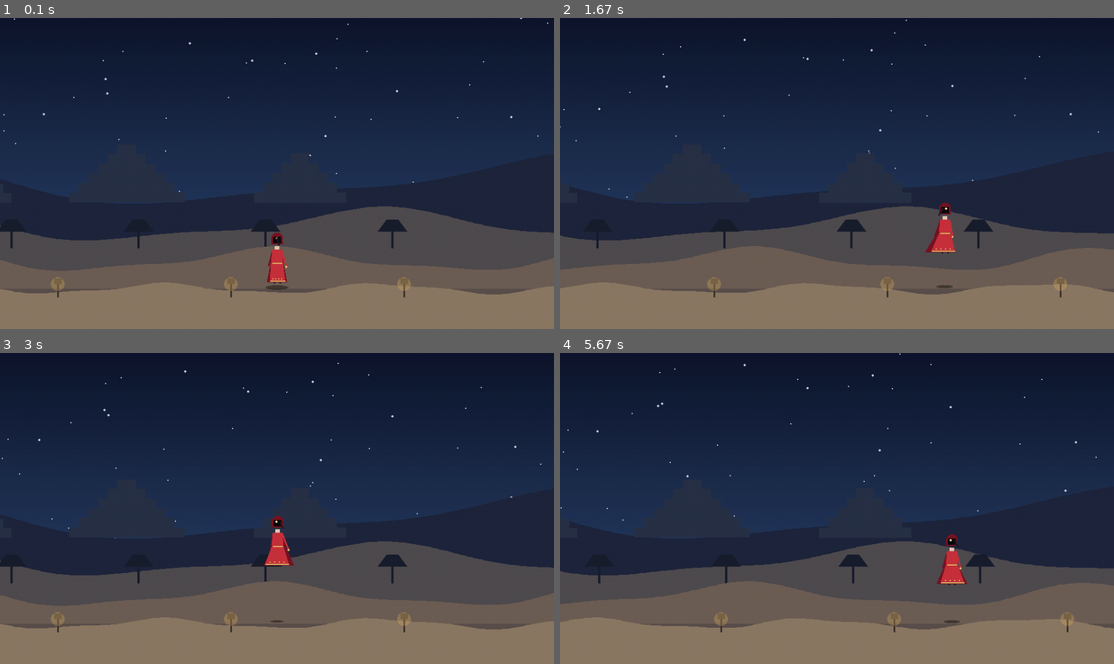
Above: before the commit, frames 1-4 (two rows, left to right).
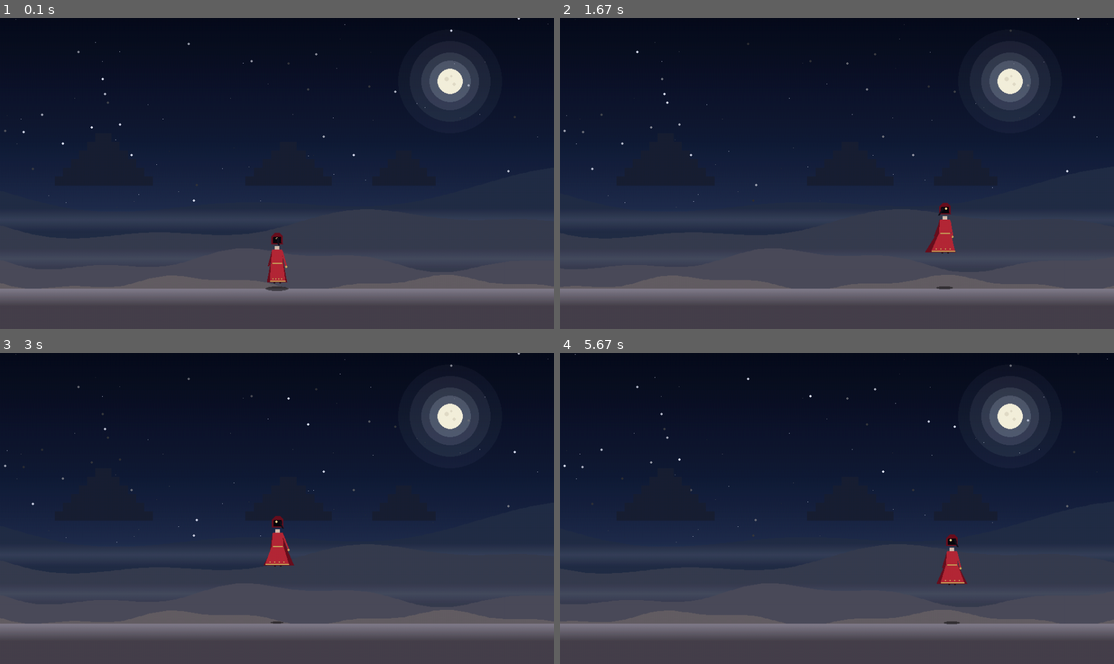
Above: after the commit, the same moments.

Repository: MisaAndrejezieski/Teste_game001
Game: pygame game, started from jogo.py
Same seed, same stepped clock (60 frames per second), same inputs: the game is played once before the commit and once after it.
Inputs:
- Up to frame 1 (0.1 s): no input
- Up to frame 2 (1.67 s): hold Right 0.33-0.8 s; hold Up 0.83-1.13 s; hold Right 1.17-1.63 s
- Up to frame 3 (3 s): hold Left 1.67-2.2 s; hold Left 2.23-2.63 s; hold Up from 2.67 s (still down)
- Up to frame 4 (5.67 s): release Up at 3.03 s; hold Right 3.07-3.7 s; hold Left 3.73-4.2 s; hold Right 4.23-4.7 s; hold Up 4.73-5.03 s; hold Right 5.07-5.53 s; hold Left from 5.57 s (still down)

The runs differ from the first frame. In frame 1, 28% of the frame differs, in the area x 0-100%, y 0-100%; in frame 2, 29%; in frame 3, 28%; in frame 4, 29%.

Commit message:
Update jogo.py

Diff:
--- a/jogo.py
+++ b/jogo.py
@@ -12,25 +12,31 @@
 RELOGIO = pygame.time.Clock()
 FPS = 60
 
-# --- Paleta: Noite no Deserto ---
-COR_CEU_TOPO = (15, 22, 45)        # azul quase preto
-COR_CEU_MEIO = (35, 55, 90)        # azul profundo
-COR_CEU_BASE = (120, 100, 90)      # marrom acinzentado (luz da lua)
-
-COR_MONTANHA = (30, 38, 60)        # silhueta de montanhas
-COR_PIRAMIDE = (40, 50, 70)        # silhueta de pirâmides
-COR_ARVORE = (25, 30, 45)          # silhueta de árvores
-COR_DUNA_FUNDO = (80, 75, 80)      # areia na sombra
-COR_DUNA_MEDIO = (110, 95, 85)     # areia média
-COR_DUNA_PERTO = (140, 120, 100)   # areia clara
-COR_CHAO = (90, 80, 75)            # chão de areia
-
-COR_VESTIDO_CLARO = (200, 50, 60)
-COR_VESTIDO_ESCURO = (120, 20, 35)
-COR_DOURADO = (220, 180, 100)
-COR_PELE = (230, 200, 180)
-COR_CABELO = (30, 25, 35)
-COR_MASCARA = (10, 10, 15)
+# --- Paleta: Noite profunda no deserto ---
+COR_CEU_TOPO = (8, 12, 28)         # quase preto azulado
+COR_CEU_ALTO = (18, 28, 55)        # azul profundo
+COR_CEU_MEDIO = (40, 55, 90)       # azul noite
+COR_CEU_BASE = (90, 90, 110)       # cinza-azulado no horizonte
+
+COR_LUA = (245, 240, 220)
+COR_LUA_HALO = (180, 190, 210)
+COR_ESTRELA = (230, 235, 255)
+
+COR_PIRAMIDE = (25, 32, 52)
+COR_MONTANHA = (35, 45, 70)
+COR_DUNA_FUNDO = (55, 60, 80)
+COR_DUNA_MEDIO = (75, 75, 90)
+COR_DUNA_PERTO = (100, 95, 100)
+COR_CHAO = (70, 65, 75)
+COR_CHAO_BRILHO = (130, 125, 140)
+
+COR_VESTIDO_CLARO = (180, 40, 55)
+COR_VESTIDO_ESCURO = (105, 15, 30)
+COR_VESTIDO_INTERNO = (60, 8, 18)
+COR_DOURADO = (200, 165, 90)
+COR_PELE = (215, 190, 175)
+COR_CABELO = (20, 18, 28)
+COR_MASCARA = (8, 8, 14)
 COR_OLHO = (255, 220, 150)
 
 # --- Física ---
@@ -56,40 +62,84 @@
 
 off_fundo = off_medio = off_perto = 0.0
 capa_offset_x = 0.0
-capa_inclinacao = 0.0
-
-particulas = []
-for _ in range(50):
-    particulas.append({
+
+# Estrelas
+estrelas = []
+for _ in range(90):
+    estrelas.append({
         "x": random.uniform(0, LARGURA),
         "y": random.uniform(0, ALTURA * 0.7),
-        "tam": random.uniform(1, 2.5),
-        "vel": random.uniform(2, 8),
+        "tam": random.choice([1, 1, 1, 2, 2]),
         "fase": random.uniform(0, math.tau),
+        "vel_cint": random.uniform(0.5, 2.0),
     })
 
 
 def desenhar_ceu():
+    """Gradiente de 4 paradas: noite profunda -> horizonte."""
     for i in range(ALTURA):
         t = i / ALTURA
-        if t < 0.6:
-            tt = t / 0.6
-            r = int(COR_CEU_TOPO[0] * (1 - tt) + COR_CEU_MEIO[0] * tt)
-            g = int(COR_CEU_TOPO[1] * (1 - tt) + COR_CEU_MEIO[1] * tt)
-            b = int(COR_CEU_TOPO[2] * (1 - tt) + COR_CEU_MEIO[2] * tt)
+        if t < 0.4:
+            tt = t / 0.4
+            r = int(COR_CEU_TOPO[0] * (1 - tt) + COR_CEU_ALTO[0] * tt)
+            g = int(COR_CEU_TOPO[1] * (1 - tt) + COR_CEU_ALTO[1] * tt)
+            b = int(COR_CEU_TOPO[2] * (1 - tt) + COR_CEU_ALTO[2] * tt)
+        elif t < 0.75:
+            tt = (t - 0.4) / 0.35
+            r = int(COR_CEU_ALTO[0] * (1 - tt) + COR_CEU_MEDIO[0] * tt)
+            g = int(COR_CEU_ALTO[1] * (1 - tt) + COR_CEU_MEDIO[1] * tt)
+            b = int(COR_CEU_ALTO[2] * (1 - tt) + COR_CEU_MEDIO[2] * tt)
         else:
-            tt = (t - 0.6) / 0.4
-            r = int(COR_CEU_MEIO[0] * (1 - tt) + COR_CEU_BASE[0] * tt)
-            g = int(COR_CEU_MEIO[1] * (1 - tt) + COR_CEU_BASE[1] * tt)
-            b = int(COR_CEU_MEIO[2] * (1 - tt) + COR_CEU_BASE[2] * tt)
+            tt = (t - 0.75) / 0.25
+            r = int(COR_CEU_MEDIO[0] * (1 - tt) + COR_CEU_BASE[0] * tt)
+            g = int(COR_CEU_MEDIO[1] * (1 - tt) + COR_CEU_BASE[1] * tt)
+            b = int(COR_CEU_MEDIO[2] * (1 - tt) + COR_CEU_BASE[2] * tt)
         pygame.draw.line(TELA, (r, g, b), (0, i), (LARGURA, i))
 
 
-def desenhar_montanhas(offset, cor, altura_base, amplitude, comprimento):
+def desenhar_lua(tempo):
+    """Lua com halo suave."""
+    lua_x = LARGURA - 180
+    lua_y = 110
+
+    # halo em várias camadas (transparente -> opaco)
+    for raio, alpha in [(90, 12), (70, 20), (50, 35), (36, 55)]:
+        halo = pygame.Surface((raio * 2, raio * 2), pygame.SRCALPHA)
+        pygame.draw.circle(halo, (*COR_LUA_HALO, alpha), (raio, raio), raio)
+        TELA.blit(halo, (lua_x - raio, lua_y - raio))
+
+    # corpo da lua
+    pygame.draw.circle(TELA, COR_LUA, (lua_x, lua_y), 22)
+    # manchas sutis
+    pygame.draw.circle(TELA, (225, 220, 200), (lua_x - 6, lua_y - 4), 4)
+    pygame.draw.circle(TELA, (225, 220, 200), (lua_x + 7, lua_y + 5), 3)
+    pygame.draw.circle(TELA, (225, 220, 200), (lua_x + 2, lua_y - 9), 2)
+
+
+def desenhar_estrelas(tempo):
+    for e in estrelas:
+        # cintilação
+        brilho = 0.6 + 0.4 * math.sin(tempo * e["vel_cint"] + e["fase"])
+        alpha = int(255 * brilho)
+        px = (e["x"] - off_fundo * 0.1) % LARGURA
+        py = e["y"]
+        # desenha com alpha
+        cor = (
+            min(255, int(COR_ESTRELA[0] * brilho)),
+            min(255, int(COR_ESTRELA[1] * brilho)),
+            min(255, int(COR_ESTRELA[2] * brilho)),
+        )
+        if e["tam"] == 1:
+            TELA.set_at((int(px), int(py)), cor)
+        else:
+            pygame.draw.circle(TELA, cor, (int(px), int(py)), e["tam"])
+
+
+def desenhar_camada_senoidal(offset, cor, altura_base, amplitude, comprimento):
     pontos = []
     for px in range(0, LARGURA + 10, 6):
         ang = (px + offset) / comprimento
-        py = altura_base + math.sin(ang) * amplitude + math.sin(ang * 2.3) * amplitude * 0.3
+        py = altura_base + math.sin(ang) * amplitude + math.sin(ang * 2.7) * amplitude * 0.4
         pontos.append((px, py))
     pontos.append((LARGURA, ALTURA))
     pontos.append((0, ALTURA))
@@ -97,14 +147,16 @@
 
 
 def desenhar_piramides(offset):
-    base_y = ALTURA - 220
+    """Pirâmides em degraus, silhueta azul-escura no fundo."""
+    base_y = ALTURA - 250
     piramides = [
-        (150, 140, 80, 5),
-        (420, 200, 100, 6),
-        (720, 160, 85, 5),
+        (120, 130, 70, 5),
+        (380, 170, 90, 6),
+        (700, 150, 75, 5),
+        (900, 110, 60, 4),
     ]
     for (px_base, largura, altura, degraus) in piramides:
-        px_base = (px_base + offset * 0.4) % (LARGURA + 400) - 200
+        px_base = (px_base + offset * 0.25) % (LARGURA + 400) - 200
         for d in range(degraus):
             t = d / degraus
             largura_degrau = largura * (1 - t)
@@ -116,46 +168,31 @@
                               int(largura_degrau), int(altura_degrau) + 1))
 
 
-def desenhar_arvores_silhueta(offset):
-    base_y = ALTURA - 140
-    arvores = [120, 340, 560, 780]
-    for px in arvores:
-        px_vis = (px + offset * 0.7) % (LARGURA + 200) - 100
-        altura_tronco = 30
-        pygame.draw.rect(TELA, COR_ARVORE,
-                         (px_vis - 2, base_y - altura_tronco, 4, altura_tronco))
-        copa = [
-            (px_vis - 25, base_y - altura_tronco),
-            (px_vis - 10, base_y - altura_tronco - 20),
-            (px_vis + 10, base_y - altura_tronco - 20),
-            (px_vis + 25, base_y - altura_tronco),
-        ]
-        pygame.draw.polygon(TELA, COR_ARVORE, copa)
-
-
-def desenhar_lanternas(offset):
-    base_y = ALTURA - 55
-    lanternas = [200, 500, 800]
-    for px in lanternas:
-        px_vis = (px + offset * 1.2) % (LARGURA + 200) - 100
-        pygame.draw.rect(TELA, (60, 50, 45),
-                         (px_vis - 1, base_y - 25, 3, 25))
-        pygame.draw.rect(TELA, (80, 70, 60),
-                         (px_vis - 6, base_y - 33, 13, 10))
-        brilho = pygame.Surface((30, 30), pygame.SRCALPHA)
-        pygame.draw.circle(brilho, (255, 200, 100, 60), (15, 15), 12)
-        TELA.blit(brilho, (px_vis - 15, base_y - 38))
-
-
-def desenhar_particulas(tempo):
-    for p in particulas:
-        py = p["y"] - (tempo * p["vel"]) % (ALTURA * 0.7)
-        if py < 0:
-            py += ALTURA * 0.7
-        px = p["x"] + math.sin(tempo * 0.5 + p["fase"]) * 6
-        px -= (off_fundo * 0.15) % LARGURA
-        px = px % LARGURA
-        pygame.draw.circle(TELA, (200, 200, 220), (int(px), int(py)), int(p["tam"]))
+def desenhar_nevoa(y, altura, alpha_max):
+    """Faixa de névoa horizontal, sutil."""
+    nevoa = pygame.Surface((LARGURA, altura), pygame.SRCALPHA)
+    for i in range(altura):
+        t = i / altura
+        # fade in e fade out
+        if t < 0.5:
+            a = int(alpha_max * (t / 0.5))
+        else:
+            a = int(alpha_max * (1 - (t - 0.5) / 0.5))
+        pygame.draw.line(nevoa, (180, 190, 210, a), (0, i), (LARGURA, i))
+    TELA.blit(nevoa, (0, y))
+
+
+def desenhar_chao_lunar():
+    """Chão de areia noturna, com brilho prateado na parte de cima."""
+    # base
+    pygame.draw.rect(TELA, COR_CHAO, (0, CHAO_Y + 10, LARGURA, ALTURA - CHAO_Y))
+    # brilho prateado (primeiras linhas)
+    for i in range(30):
+        t = 1 - (i / 30)
+        r = int(COR_CHAO[0] * (1 - t) + COR_CHAO_BRILHO[0] * t)
+        g = int(COR_CHAO[1] * (1 - t) + COR_CHAO_BRILHO[1] * t)
+        b = int(COR_CHAO[2] * (1 - t) + COR_CHAO_BRILHO[2] * t)
+        pygame.draw.line(TELA, (r, g, b), (0, CHAO_Y + 10 + i), (LARGURA, CHAO_Y + 10 + i))
 
 
 def desenhar_sombra(cx, cy, no_ar):
@@ -169,8 +206,8 @@
     if largura <= 0 or altura <= 0:
         return
     sombra = pygame.Surface((largura, altura), pygame.SRCALPHA)
-    pygame.draw.ellipse(sombra, (0, 0, 0, 100), (0, 0, largura, altura))
-    TELA.blit(sombra, (cx - largura // 2, CHAO_Y + 4))
+    pygame.draw.ellipse(sombra, (0, 0, 0, 120), (0, 0, largura, altura))
+    TELA.blit(sombra, (cx - largura // 2, CHAO_Y + 6))
 
 
 def desenhar_personagem(cx, cy, no_ar, tempo_anim, direcao, vel_y, capa_off_x):
@@ -185,10 +222,14 @@
     pe_bal = math.sin(tempo_anim * 8) * 2 if (not no_ar and direcao != 0) else 0
 
     # Pés
-    pygame.draw.line(TELA, (40, 30, 35), (cx - 4 + balanco, cintura_y + 8), (cx - 5 + balanco + pe_bal, cy), 3)
-    pygame.draw.line(TELA, (40, 30, 35), (cx + 4 + balanco, cintura_y + 8), (cx + 5 + balanco - pe_bal, cy), 3)
-
-    # Capa de trás
+    pygame.draw.line(TELA, (35, 25, 30),
+                     (cx - 4 + balanco, cintura_y + 8),
+                     (cx - 5 + balanco + pe_bal, cy), 3)
+    pygame.draw.line(TELA, (35, 25, 30),
+                     (cx + 4 + balanco, cintura_y + 8),
+                     (cx + 5 + balanco - pe_bal, cy), 3)
+
+    # Capa traseira
     atraso = capa_off_x
     abre_tras = abertura * 26
     bal_tras = math.sin(tempo_anim * 3.5) * 2.5
@@ -203,7 +244,7 @@
     pygame.draw.polygon(TELA, COR_VESTIDO_ESCURO, tras_pontos)
 
     # Tronco interno
-    pygame.draw.polygon(TELA, COR_MASCARA, [
+    pygame.draw.polygon(TELA, COR_VESTIDO_INTERNO, [
         (cx - 6 + balanco, ombro_y + 2),
         (cx + 6 + balanco, ombro_y + 2),
         (cx + 5 + balanco, cintura_y),
@@ -211,14 +252,20 @@
     ])
 
     # Pescoço
-    pygame.draw.rect(TELA, COR_PELE, (cx - 4 + balanco, pescoco_y, 8, ombro_y - pescoco_y + 2))
+    pygame.draw.rect(TELA, COR_PELE,
+                     (cx - 4 + balanco, pescoco_y, 8, ombro_y - pescoco_y + 2))
 
     # Braços
-    pygame.draw.line(TELA, COR_VESTIDO_ESCURO, (cx - 8 + balanco, ombro_y + 2), (cx - 15 + balanco + atraso * 0.5, cintura_y + 4), 3)
-    pygame.draw.line(TELA, COR_VESTIDO_CLARO, (cx + 8 + balanco, ombro_y + 2), (cx + 16 + balanco + atraso * 0.5, cintura_y + 6), 3)
-    pygame.draw.circle(TELA, COR_DOURADO, (int(cx + 16 + balanco + atraso * 0.5), int(cintura_y + 6)), 2)
-
-    # Capa da frente
+    pygame.draw.line(TELA, COR_VESTIDO_ESCURO,
+                     (cx - 8 + balanco, ombro_y + 2),
+                     (cx - 15 + balanco + atraso * 0.5, cintura_y + 4), 3)
+    pygame.draw.line(TELA, COR_VESTIDO_CLARO,
+                     (cx + 8 + balanco, ombro_y + 2),
+                     (cx + 16 + balanco + atraso * 0.5, cintura_y + 6), 3)
+    pygame.draw.circle(TELA, COR_DOURADO,
+                       (int(cx + 16 + balanco + atraso * 0.5), int(cintura_y + 6)), 2)
+
+    # Capa frontal
     abre_frente = abertura * 20
     bal_frente = math.sin(tempo_anim * 3.5 + 0.5) * 1.5
     frente_pontos = [
@@ -241,12 +288,13 @@
         py = base_esq[1] + (base_dir[1] - base_esq[1]) * t
         pygame.draw.circle(TELA, COR_DOURADO, (int(px), int(py - 3)), 1)
 
-    # Cinto dourado
-    pygame.draw.line(TELA, COR_DOURADO, (cx - 8 + balanco, cintura_y - 1), (cx + 8 + balanco, cintura_y - 1), 2)
-
-    # Cabeça + Rosto
+    # Cinto
+    pygame.draw.line(TELA, COR_DOURADO,
+                     (cx - 8 + balanco, cintura_y - 1),
+                     (cx + 8 + balanco, cintura_y - 1), 2)
+
+    # Cabeça
     cabeca_x = cx + balanco
-    # Silhueta da cabeça/capuz
     pygame.draw.polygon(TELA, COR_VESTIDO_ESCURO, [
         (cabeca_x - 10, cabeca_cy + 8),
         (cabeca_x - 9, cabeca_cy - 6),
@@ -255,24 +303,26 @@
         (cabeca_x + 9, cabeca_cy - 6),
         (cabeca_x + 10, cabeca_cy + 8),
     ])
-    # Rosto mascarado
     pygame.draw.polygon(TELA, COR_MASCARA, [
         (cabeca_x - 7, cabeca_cy + 6),
         (cabeca_x - 6, cabeca_cy - 4),
         (cabeca_x + 6, cabeca_cy - 4),
         (cabeca_x + 7, cabeca_cy + 6),
     ])
-    # Olho brilhante
     olho_x = cabeca_x + direcao * 2
     olho_y = cabeca_cy - 1
     pygame.draw.circle(TELA, COR_OLHO, (int(olho_x), int(olho_y)), 2)
 
-    # Cauda/Cabelo atrás
+    # Cabelo/cauda
     cauda_onda = math.sin(tempo_anim * 4) * 4
     cauda_x = cabeca_x - direcao * 8 + cauda_onda
     cauda_y = cabeca_cy + 2
-    pygame.draw.line(TELA, COR_CABELO, (cabeca_x - direcao * 5, cabeca_cy - 2), (cauda_x, cauda_y), 4)
-    pygame.draw.line(TELA, COR_CABELO, (cauda_x, cauda_y), (cauda_x - direcao * 6 + cauda_onda, cauda_y + 8), 3)
+    pygame.draw.line(TELA, COR_CABELO,
+                     (cabeca_x - direcao * 5, cabeca_cy - 2),
+                     (cauda_x, cauda_y), 4)
+    pygame.draw.line(TELA, COR_CABELO,
+                     (cauda_x, cauda_y),
+                     (cauda_x - direcao * 6 + cauda_onda, cauda_y + 8), 3)
 
 
 # --- Loop Principal ---
@@ -298,7 +348,7 @@
     if nova_direcao != 0:
         direcao = nova_direcao
 
-    # Física Vertical
+    # Física vertical
     if nova_direcao != 0:
         no_ar = True
         tempo_levitando += dt
@@ -321,30 +371,49 @@
             vel_y = 0
             no_ar = False
 
-    # Movimento Horizontal
+    # Movimento horizontal
     x += nova_direcao * VELOCIDADE_X * dt
     x = max(40, min(LARGURA - 40, x))
 
-    # Movimento Secundário da Capa
+    # Movimento secundário
     alvo_capa_x = -direcao * 6
     capa_offset_x += (alvo_capa_x - capa_offset_x) * min(1.0, dt * 4.0)
 
     # Parallax
-    off_fundo += nova_direcao * 25 * dt
-    off_medio += nova_direcao * 70 * dt
-    off_perto += nova_direcao * 150 * dt
-
-    # Desenho
+    off_fundo += nova_direcao * 15 * dt
+    off_medio += nova_direcao * 50 * dt
+    off_perto += nova_direcao * 110 * dt
+
+    # --- Desenho (ordem importa) ---
     desenhar_ceu()
-    desenhar_particulas(tempo_animacao)
-    desenhar_montanhas(off_fundo, COR_MONTANHA, ALTURA - 260, 40, 220)
+    desenhar_estrelas(tempo_animacao)
+    desenhar_lua(tempo_animacao)
+
+    # pirâmides distantes (mais escuras)
     desenhar_piramides(off_fundo)
-    desenhar_montanhas(off_medio, COR_DUNA_FUNDO, ALTURA - 180, 25, 140)
-    desenhar_arvores_silhueta(off_medio)
-    desenhar_montanhas(off_perto, COR_DUNA_MEDIO, ALTURA - 120, 18, 100)
-    pygame.draw.rect(TELA, COR_CHAO, (0, CHAO_Y + 10, LARGURA, ALTURA - CHAO_Y))
-    desenhar_montanhas(off_perto * 1.5, COR_DUNA_PERTO, ALTURA - 70, 8, 60)
-    desenhar_lanternas(off_perto)
+
+    # montanhas médias
+    desenhar_camada_senoidal(off_fundo, COR_MONTANHA, ALTURA - 240, 35, 240)
+
+    # névoa fina entre montanhas e dunas
+    desenhar_nevoa(ALTURA - 210, 40, 35)
+
+    # dunas de fundo
+    desenhar_camada_senoidal(off_medio, COR_DUNA_FUNDO, ALTURA - 180, 22, 150)
+
+    # névoa entre dunas
+    desenhar_nevoa(ALTURA - 140, 35, 30)
+
+    # dunas médias
+    desenhar_camada_senoidal(off_medio * 1.2, COR_DUNA_MEDIO, ALTURA - 120, 16, 100)
+
+    # dunas próximas
+    desenhar_camada_senoidal(off_perto, COR_DUNA_PERTO, ALTURA - 80, 10, 70)
+
+    # chão
+    desenhar_chao_lunar()
+
+    # sombra + personagem
     desenhar_sombra(x, y, no_ar)
     desenhar_personagem(x, y, no_ar, tempo_animacao, direcao, vel_y, capa_offset_x)
 
